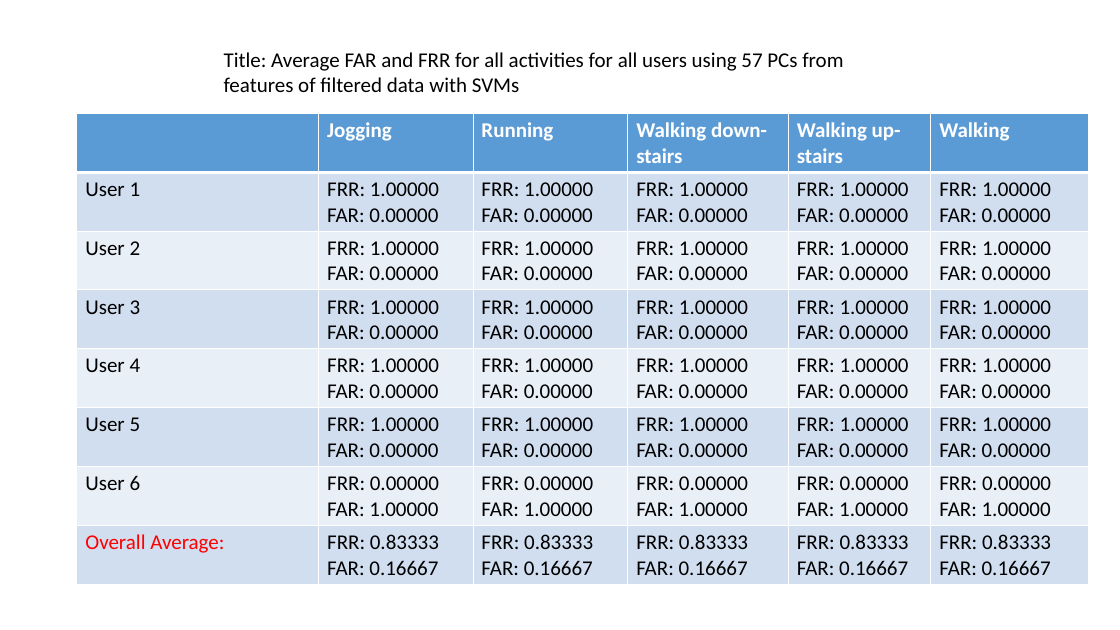
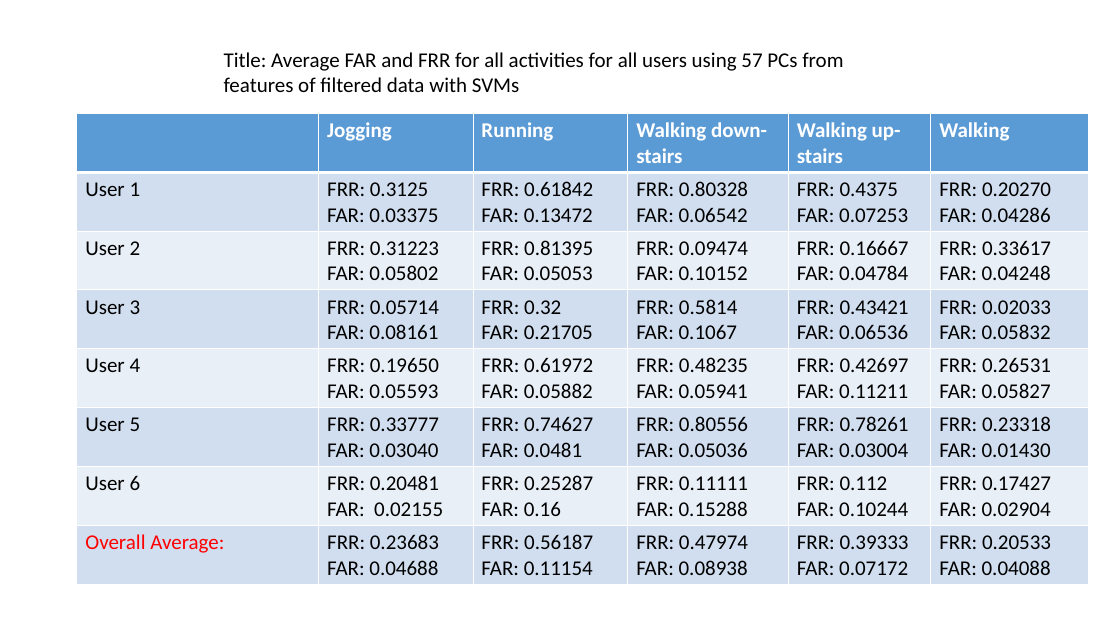
Before and after one commit to Elsee/Thesis, a slide deck: slide 6 of report SVM handcrafted and PCA/IDENTIFICATION.pptx. Drawn at 1120x630 pixels with LibreOffice and Linux fonts; fonts in the diff are those of the drawing. Boxes give left, top, right and bottom in pixels: in the first picture for what was removed or moved away, otherwise in the second. Text is boxed around its words. In the diff, an @@ line names an element or a change of style, - is before the commit and + after.

```diff
--- a/report SVM handcrafted and PCA/IDENTIFICATION.pptx
+++ b/report SVM handcrafted and PCA/IDENTIFICATION.pptx
@@ table at (77, 113, 1089, 584) @@
-row 2: User 1 | FRR: 1.00000 / FAR: 0.00000 | FRR: 1.00000 / FAR: 0.00000 | FRR: 1.00000 / FAR: 0.00000 | FRR: 1.00000 / FAR: 0.00000 | FRR: 1.00000 / FAR: 0.00000
+row 2: User 1 | FRR: 0.3125 / FAR: 0.03375 | FRR: 0.61842 / FAR: 0.13472 | FRR: 0.80328 / FAR: 0.06542 | FRR: 0.4375 / FAR: 0.07253 | FRR: 0.20270 / FAR: 0.04286
-row 3: User 2 | FRR: 1.00000 / FAR: 0.00000 | FRR: 1.00000 / FAR: 0.00000 | FRR: 1.00000 / FAR: 0.00000 | FRR: 1.00000 / FAR: 0.00000 | FRR: 1.00000 / FAR: 0.00000
+row 3: User 2 | FRR: 0.31223 / FAR: 0.05802 | FRR: 0.81395 / FAR: 0.05053 | FRR: 0.09474 / FAR: 0.10152 | FRR: 0.16667 / FAR: 0.04784 | FRR: 0.33617 / FAR: 0.04248
-row 4: User 3 | FRR: 1.00000 / FAR: 0.00000 | FRR: 1.00000 / FAR: 0.00000 | FRR: 1.00000 / FAR: 0.00000 | FRR: 1.00000 / FAR: 0.00000 | FRR: 1.00000 / FAR: 0.00000
+row 4: User 3 | FRR: 0.05714 / FAR: 0.08161 | FRR: 0.32 / FAR: 0.21705 | FRR: 0.5814 / FAR: 0.1067 | FRR: 0.43421 / FAR: 0.06536 | FRR: 0.02033 / FAR: 0.05832
-row 5: User 4 | FRR: 1.00000 / FAR: 0.00000 | FRR: 1.00000 / FAR: 0.00000 | FRR: 1.00000 / FAR: 0.00000 | FRR: 1.00000 / FAR: 0.00000 | FRR: 1.00000 / FAR: 0.00000
+row 5: User 4 | FRR: 0.19650 / FAR: 0.05593 | FRR: 0.61972 / FAR: 0.05882 | FRR: 0.48235 / FAR: 0.05941 | FRR: 0.42697 / FAR: 0.11211 | FRR: 0.26531 / FAR: 0.05827
-row 6: User 5 | FRR: 1.00000 / FAR: 0.00000 | FRR: 1.00000 / FAR: 0.00000 | FRR: 1.00000 / FAR: 0.00000 | FRR: 1.00000 / FAR: 0.00000 | FRR: 1.00000 / FAR: 0.00000
+row 6: User 5 | FRR: 0.33777 / FAR: 0.03040 | FRR: 0.74627 / FAR: 0.0481 | FRR: 0.80556 / FAR: 0.05036 | FRR: 0.78261 / FAR: 0.03004 | FRR: 0.23318 / FAR: 0.01430
-row 7: User 6 | FRR: 0.00000 / FAR: 1.00000 | FRR: 0.00000 / FAR: 1.00000 | FRR: 0.00000 / FAR: 1.00000 | FRR: 0.00000 / FAR: 1.00000 | FRR: 0.00000 / FAR: 1.00000
+row 7: User 6 | FRR: 0.20481 / FAR: 0.02155 | FRR: 0.25287 / FAR: 0.16 | FRR: 0.11111 / FAR: 0.15288 | FRR: 0.112 / FAR: 0.10244 | FRR: 0.17427 / FAR: 0.02904
-row 8: Overall Average: | FRR: 0.83333 / FAR: 0.16667 | FRR: 0.83333 / FAR: 0.16667 | FRR: 0.83333 / FAR: 0.16667 | FRR: 0.83333 / FAR: 0.16667 | FRR: 0.83333 / FAR: 0.16667
+row 8: Overall Average: | FRR: 0.23683 / FAR: 0.04688 | FRR: 0.56187 / FAR: 0.11154 | FRR: 0.47974 / FAR: 0.08938 | FRR: 0.39333 / FAR: 0.07172 | FRR: 0.20533 / FAR: 0.04088
```
Also in this commit, not shown: 1 other file.
